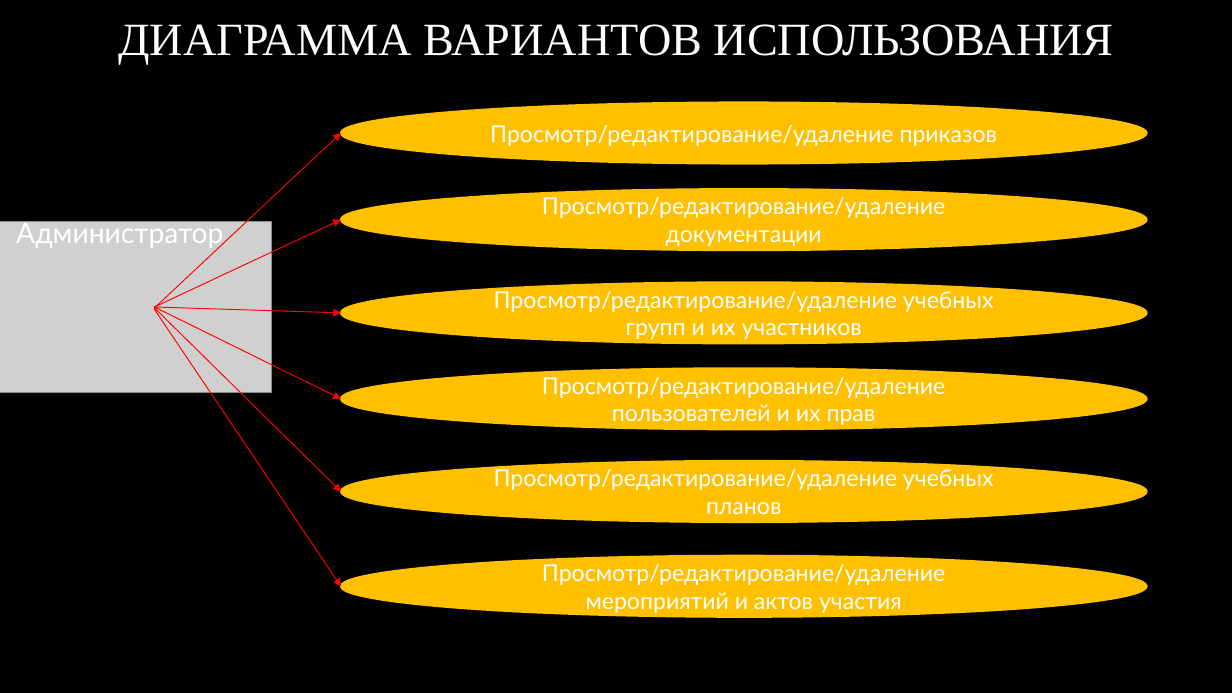
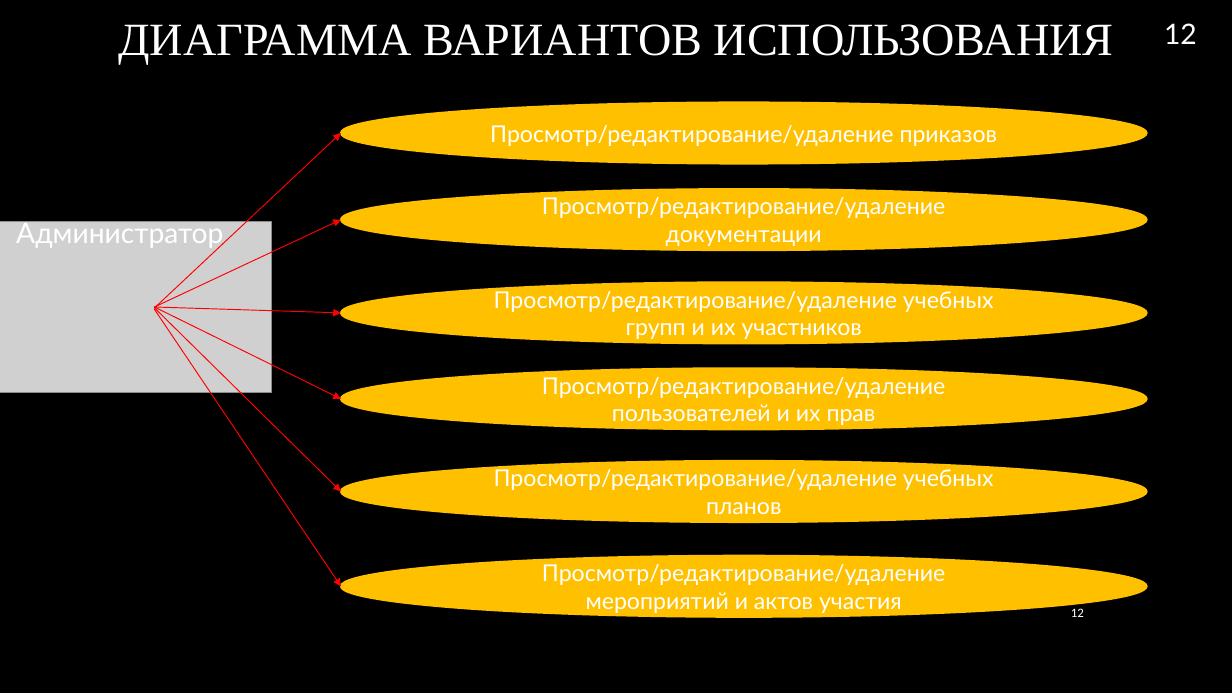
Before and after one commit to RAdKuzur/ASTU, a slide deck: slide 12 of Дипломная работа/Презентация Курсовая.pptx. Drawn at 1232x693 pixels with LibreOffice and Linux fonts; fonts in the diff are those of the drawing; grey boxes stand for pictures; background and template pictures are left out. Boxes give left, top, right and bottom in pixels: in the first picture for what was removed or moved away, otherwise in the second. Text is boxed around its words. In the diff, an @@ line names an element or a change of style, - is before the commit and + after.

```diff
--- a/Дипломная работа/Презентация Курсовая.pptx
+++ b/Дипломная работа/Презентация Курсовая.pptx
@@ page number added at <box>1164,23,1197,44</box>, 22 pt, text #FFFFFF @@
+12
@@ page number added at <box>1071,608,1084,617</box>, 10 pt, text #FFFFFF @@
+12
```
Also in this commit, not shown: 13 other slides changed.
